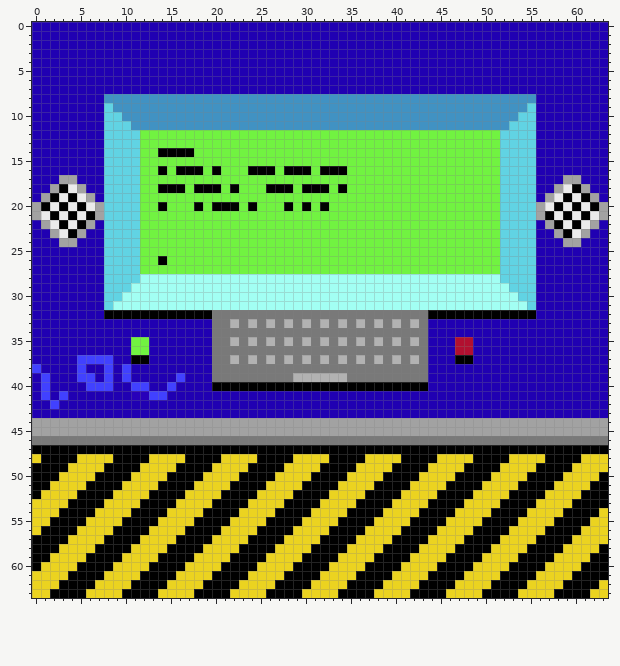
Pixel-art file -- Coding Tasks(carroll)/Pseudo 3D/factory-wall.aseprite. Above is the file before it was changed.
64x64 pixels, 1 frame.
Now the later version:
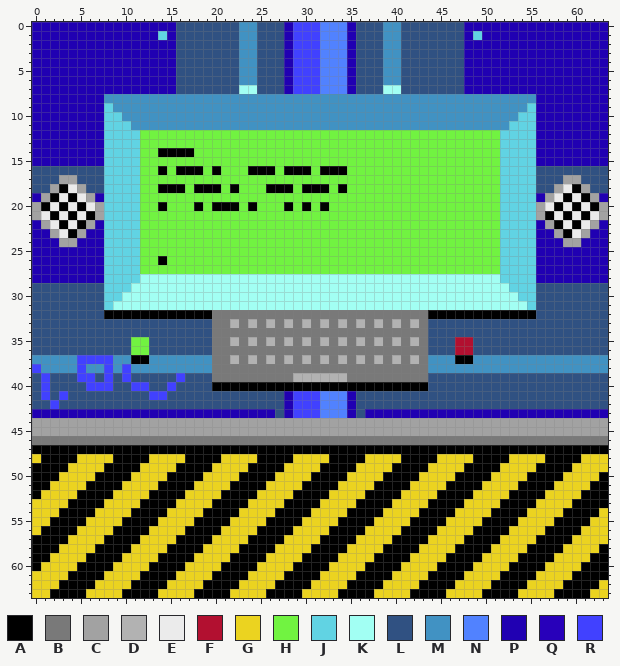
Palette (. is transparent): A #000000  B #797979  C #a2a2a2  D #b2b2b2  E #ebebeb  F #b21030  G #ebd320  H #71f341  J #61d3e3  K #a2fff3  L #305182  M #4192c3  N #5182ff  P #2000b2  Q #2800ba  R #4141ff
Edits made:
Layer "Layer 2":
Colour P gives way to colour J in row 1 at x 14 and 49.
Colour P gives way to colour K in row 7 at x 23 to 24 and 39 to 40.
Colour P gives way to colour L in rows 0 to 7 at x 16 to 22, 25 to 27, 36 to 38 and 41 to 47; in row 16 at x 0 to 7 and 56 to 63; in row 17 at x 0 to 2, 5 to 7, 56 to 58 and 61 to 63; in row 18 at x 0 to 1, 6 to 7, 56 to 57 and 62 to 63; in rows 29 to 32 at x 0 to 7 and 56 to 63; in rows 33 to 34 at x 0 to 19 and 44 to 63.
Colour P gives way to colour L in rows 35 to 36 at x 0 to 10, 13 to 19, 44 to 46 and 49 to 63; in row 39 at x 0, 2 to 4, 7, 9, 11 to 15, 17 to 19 and 44 to 63; in row 40 at x 0, 2 to 5, 9 to 10, 13 to 14, 16 to 19 and 44 to 63; in row 41 at x 0, 2, 4 to 10, 15 to 27 and 36 to 63; in row 42 at x 0 to 1, 3 to 27 and 36 to 63; in row 43 at x 27 and 36.
Colour Q gives way to colour L in row 41 at x 11 to 12.
Colour P gives way to colour M in rows 0 to 6 at x 23 to 24 and 39 to 40; in row 37 at x 0 to 4, 9 to 10, 13 to 19, 44 to 46 and 49 to 63; in row 38 at x 1 to 4, 6 to 7, 9, 11 to 19 and 44 to 63.
Colour P gives way to colour N in rows 0 to 7 at x 32 to 34; in rows 41 to 43 at x 32 to 34.
Colour P gives way to colour R in rows 0 to 7 at x 29 to 31; in rows 41 to 43 at x 29 to 31.
Pixel boxes of the changes (left, top, right, bottom) in both pictures:
changed: (158, 22, 482, 94)
changed: (32, 166, 104, 193)
changed: (536, 166, 608, 193)
changed: (32, 283, 608, 418)
